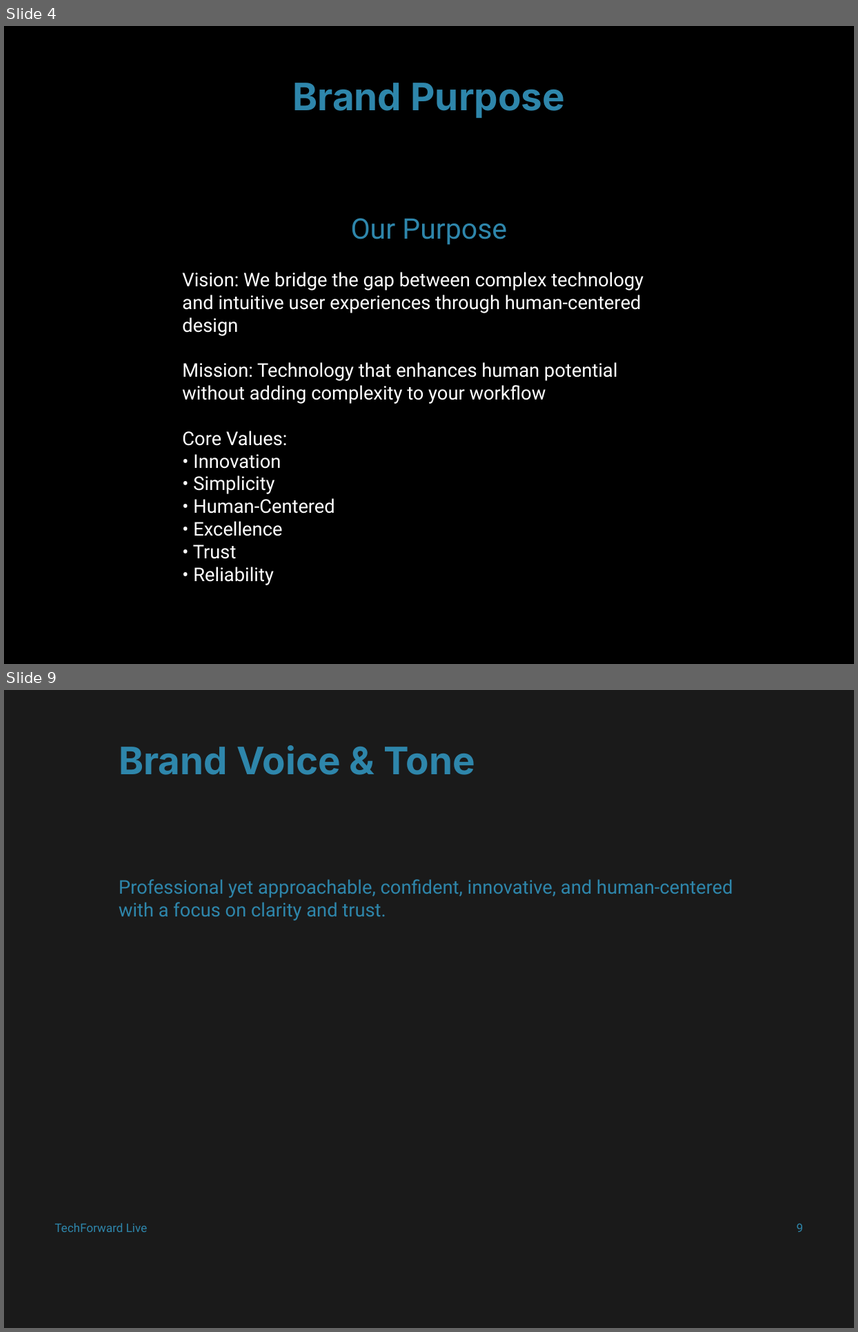
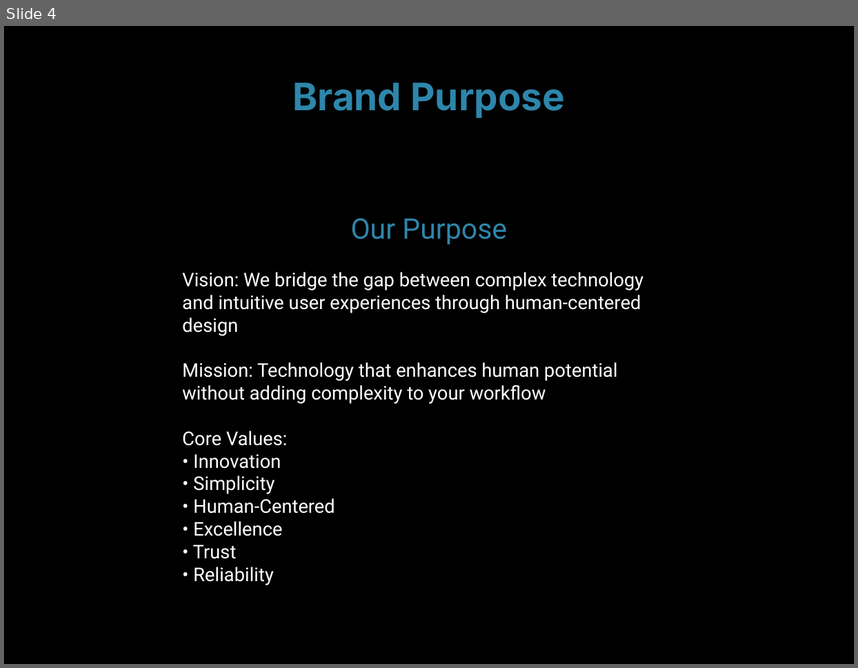
Before and after one commit to md-anas-sabah/brand_book_generator_crewai, a slide deck: output/techforward_live/techforward_live_enhanced_brand_book.pptx. Shown one above the other, each under a label of ours: slides 4 and 9 before the commit, slide 4 after it; the slides between them are not shown. The pictures are 858x1332 and 858x668 pixels, drawn with LibreOffice and Linux fonts; fonts in the diff are those of the drawing. Boxes give left, top, right and bottom in pixels: in the first picture for what was removed or moved away, otherwise in the second. Text is boxed around its words. In the diff, an @@ line names an element or a change of style, - is before the commit and + after.

```diff
--- a/output/techforward_live/techforward_live_enhanced_brand_book.pptx
+++ b/output/techforward_live/techforward_live_enhanced_brand_book.pptx
@@ slide 9 removed at (x1=4, y1=690, x2=854, y2=1328), background #FFFFFF @@
@@ rectangle removed at (x1=4, y1=690, x2=854, y2=1328) @@
@@ text removed at (x1=119, y1=745, x2=476, y2=775) @@
-Brand Voice & Tone
@@ text removed at (x1=119, y1=879, x2=733, y2=920) @@
-Professional yet approachable, confident, innovative, and human-centered with a focus on clarity and trust.
@@ text removed at (x1=55, y1=1223, x2=148, y2=1232) @@
-TechForward Live
@@ text removed at (x1=797, y1=1223, x2=804, y2=1232) @@
-9
```
Also in this commit, not shown: 5 slides changed, 5 other slides removed, 1 other file.
